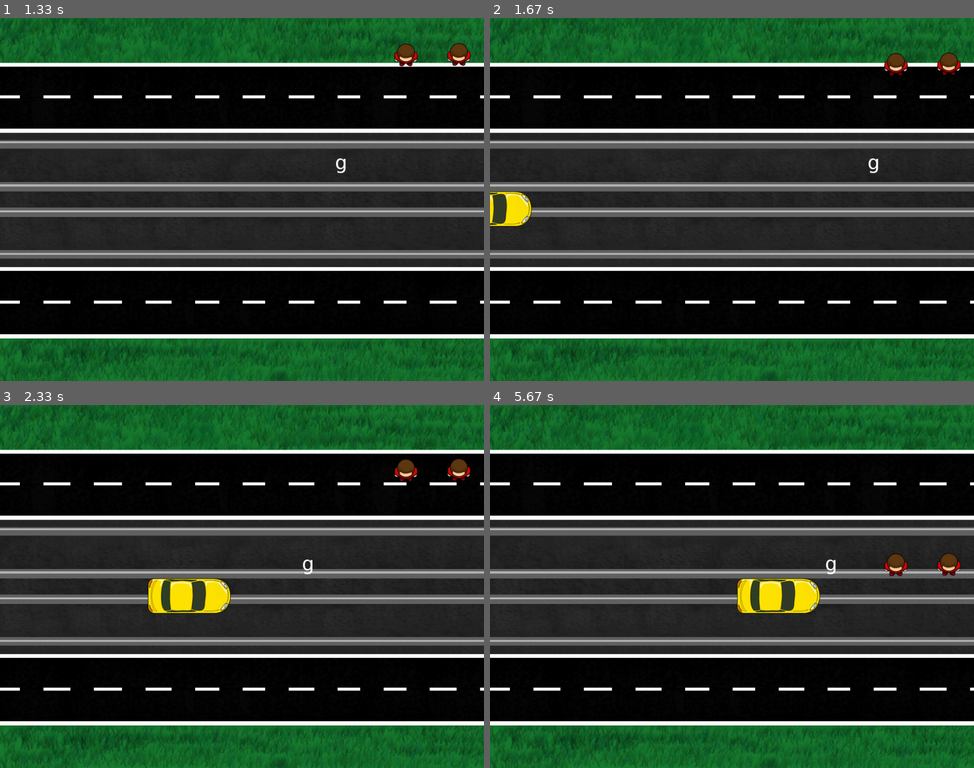
Above: before the commit, frames 1-4 (two rows, left to right).
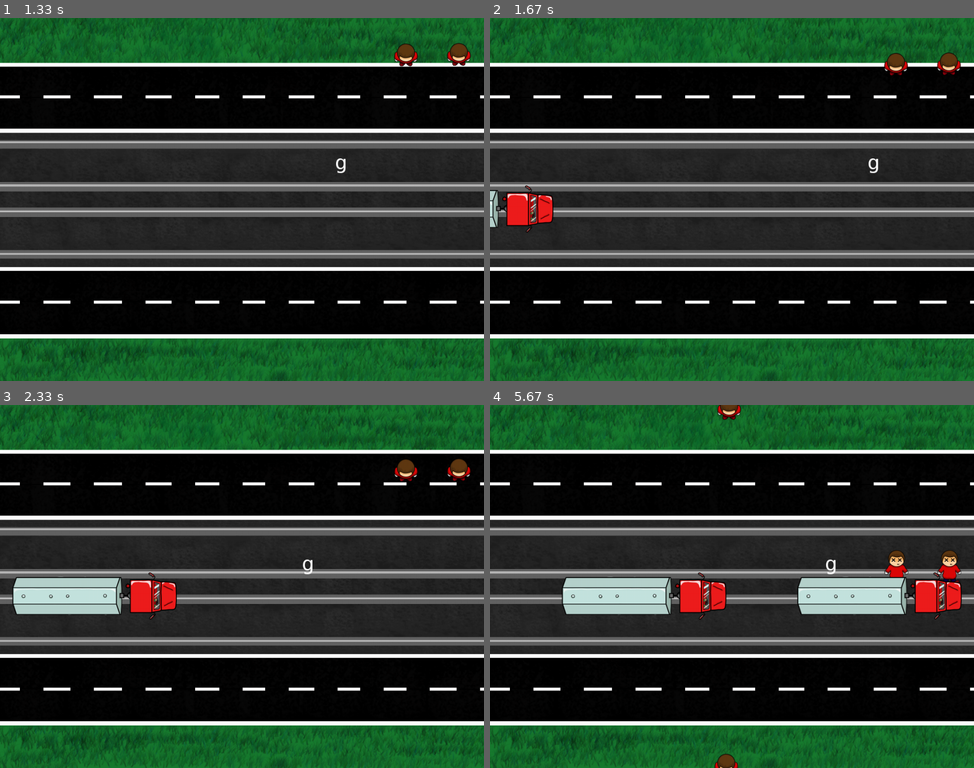
Above: after the commit, the same moments.

Repository: DanielKinsman/ghost-safety-squad-tigjamau
Game: pygame game, started from game.py
The game is run twice, just before and just after one commit, with the same random seed, the same clock (stepped at 60 frames per second) and the same inputs. The source is Python 2; it was converted automatically to run under Python 3.
Inputs:
- Up to frame 1 (1.33 s): hold D 0.33-0.8 s; hold W 0.83-1.13 s; hold D from 1.17 s (still down)
- Up to frame 2 (1.67 s): release D at 1.63 s
- Up to frame 3 (2.33 s): hold A 1.67-2.2 s; hold S from 2.23 s (still down)
- Up to frame 4 (5.67 s): release S at 2.53 s; hold A 2.57-2.97 s; hold W 3-3.37 s; hold D 3.4-4.03 s; hold S 4.07-4.43 s; hold A 4.47-4.93 s; hold D 4.97-5.43 s; hold W from 5.47 s (still down)

Frame 1 is identical in both runs. In frame 2, 1.1% of the frame differs, in the area x 0-14%, y 46-60%; in frame 3, 4.0%; in frame 4, 8.1%, in the area x 14-98%, y 0-100%.

Commit message:
Added trucks

Diff:
--- a/game.py
+++ b/game.py
@@ -88,6 +88,7 @@
     SPAWN_PEOPLE_BELOW = 2
     SPAWN_CARS_BELOW = 8
     CAR_VELOCITY = 10
+    TRUCK_VELOCITY = 6
     CAR_SPAWN_DELAY_AVERAGE = 1500
 
     def __init__(self):
@@ -100,6 +101,7 @@
         self.background = pygame.image.load("images/background.png")
 
         self.carimage = pygame.image.load('images/car.png')
+        self.truckimage = pygame.image.load('images/truck.png')
         self.carGroup = pygame.sprite.RenderUpdates()
 
         self.carsSpawnDelay = Game.CAR_SPAWN_DELAY_AVERAGE
@@ -227,22 +229,29 @@
         self.carSpawnLast = now
 
         if len(self.carGroup.sprites()) < Game.SPAWN_CARS_BELOW:
+            #car or truck?
+            vehicleType = random.choice(['car', 'truck'])
+            if vehicleType == 'car':
+                wheels = Vehicle(self.carimage)
+                topVelocity = Game.CAR_VELOCITY
+            else:
+                wheels = Vehicle(self.truckimage)
+                topVelocity = Game.TRUCK_VELOCITY
 
             #pick a random side (left or right)
             x = random.choice([-100, self.screen.get_width() + 100])
-            xVelocity = Game.CAR_VELOCITY if x <= 0 else -Game.CAR_VELOCITY
+            xVelocity = topVelocity if x <= 0 else -topVelocity
             y = self.screen.get_height() / 2
             y += 20 if x <= 0 else -20
 
-            car = Vehicle(self.carimage)
-            car.velocity = euclid.Vector2(xVelocity, 0)
-            car.position = euclid.Vector2(x, y)
-            car.update()
+            wheels.velocity = euclid.Vector2(xVelocity, 0)
+            wheels.position = euclid.Vector2(x, y)
+            wheels.update()
 
             #see if there is another (non-dead) sprite occupying the space, if so, do nothing
-            collisions = pygame.sprite.spritecollide(car, self.carGroup, False)
+            collisions = pygame.sprite.spritecollide(wheels, self.carGroup, False)
             if len(collisions) == 0:
-                self.carGroup.add(car)
+                self.carGroup.add(wheels)
 
     def processInput(self):
         for event in pygame.event.get():
Binary file added: images/truck.png
